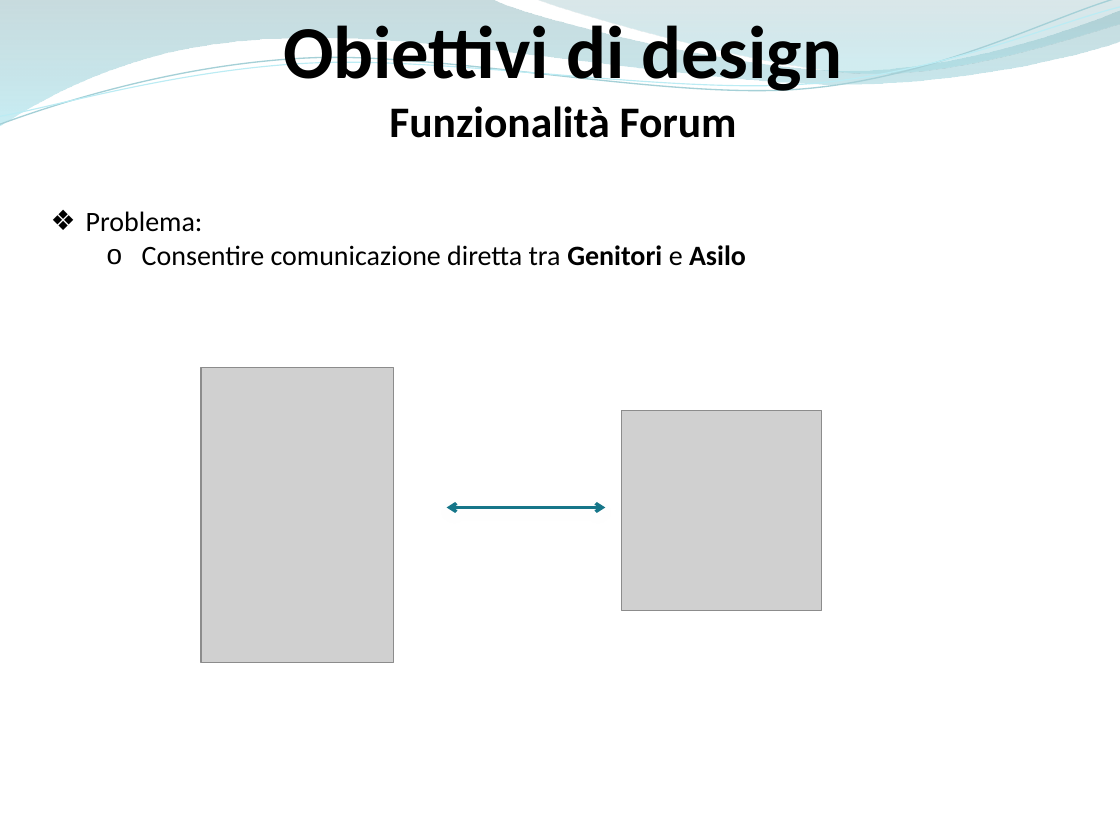
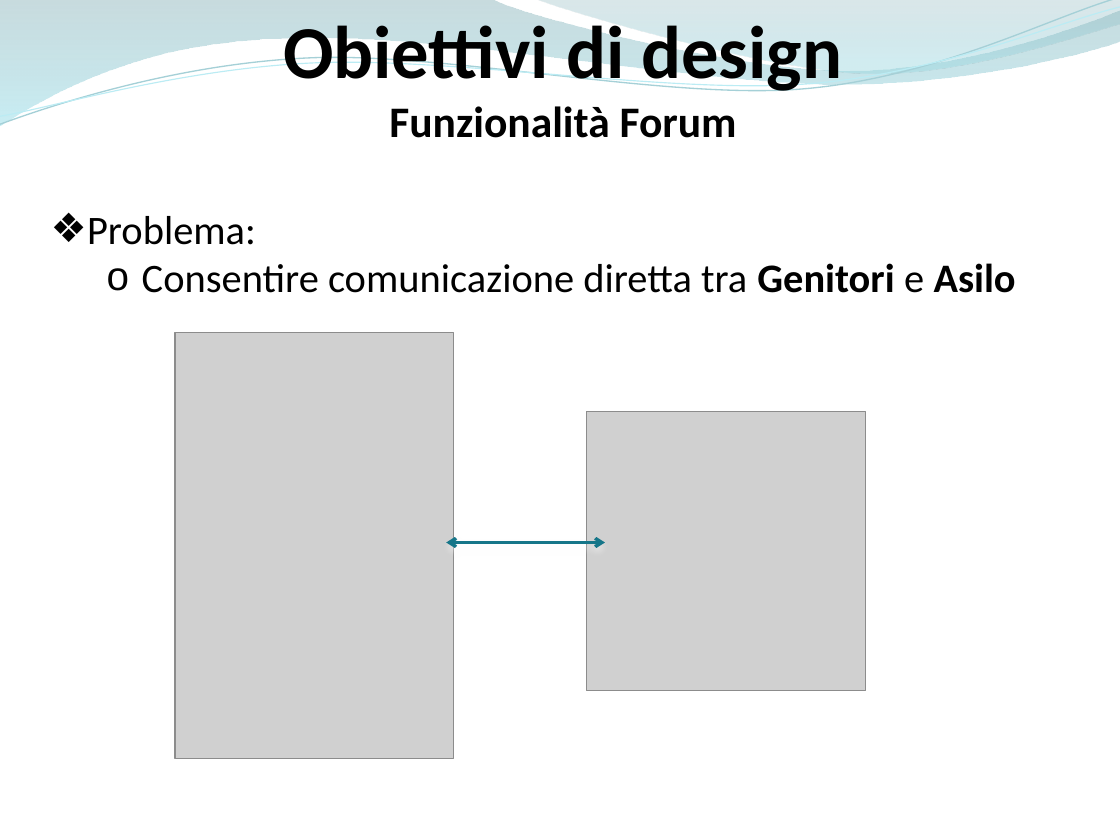
Before and after one commit to ammirate/at-silo, a slide deck: slide 21 of Presentazione/Atsilo3/Atsilo_H_PresentazioneFinale.pptx (slide 22 before the commit). Drawn at 1120x840 pixels with LibreOffice and Linux fonts; fonts in the diff are those of the drawing; grey boxes stand for pictures. Boxes give left, top, right and bottom in pixels: in the first picture for what was removed or moved away, otherwise in the second. Text is boxed around its words. In the diff, an @@ line names an element or a change of style, - is before the commit and + after.

```diff
--- a/Presentazione/Atsilo3/Atsilo_H_PresentazioneFinale.pptx
+++ b/Presentazione/Atsilo3/Atsilo_H_PresentazioneFinale.pptx
@@ text "Problema:" at [87, 216, 1016, 293]: size 18 to 26 pt @@
@@ picture: place and size @@
-picture at [202, 367, 394, 662]
+picture at [175, 333, 454, 758]
@@ picture: place and size @@
-picture at [622, 411, 821, 610]
+picture at [586, 411, 866, 691]
@@ double arrow moved from (447, 507) - (606, 507) to (446, 542) - (605, 542) @@
```
Also in this commit, not shown: 27 other slides changed, 1 slide added, 1 slide removed, 4 other files.
